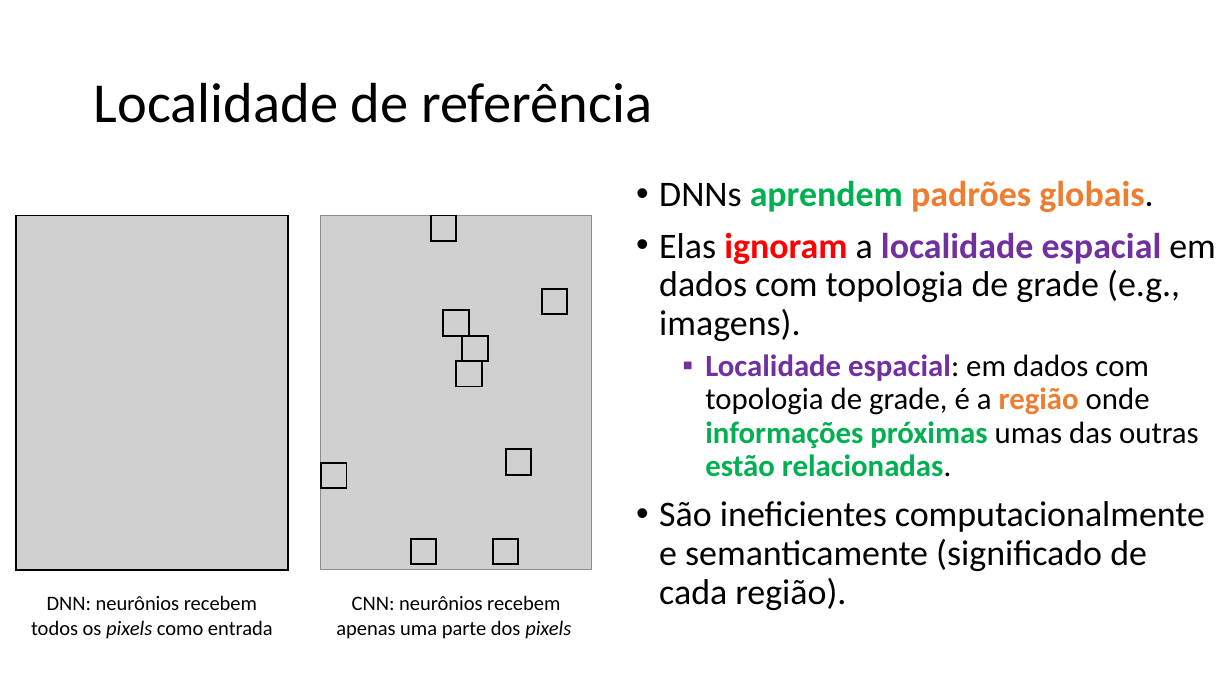
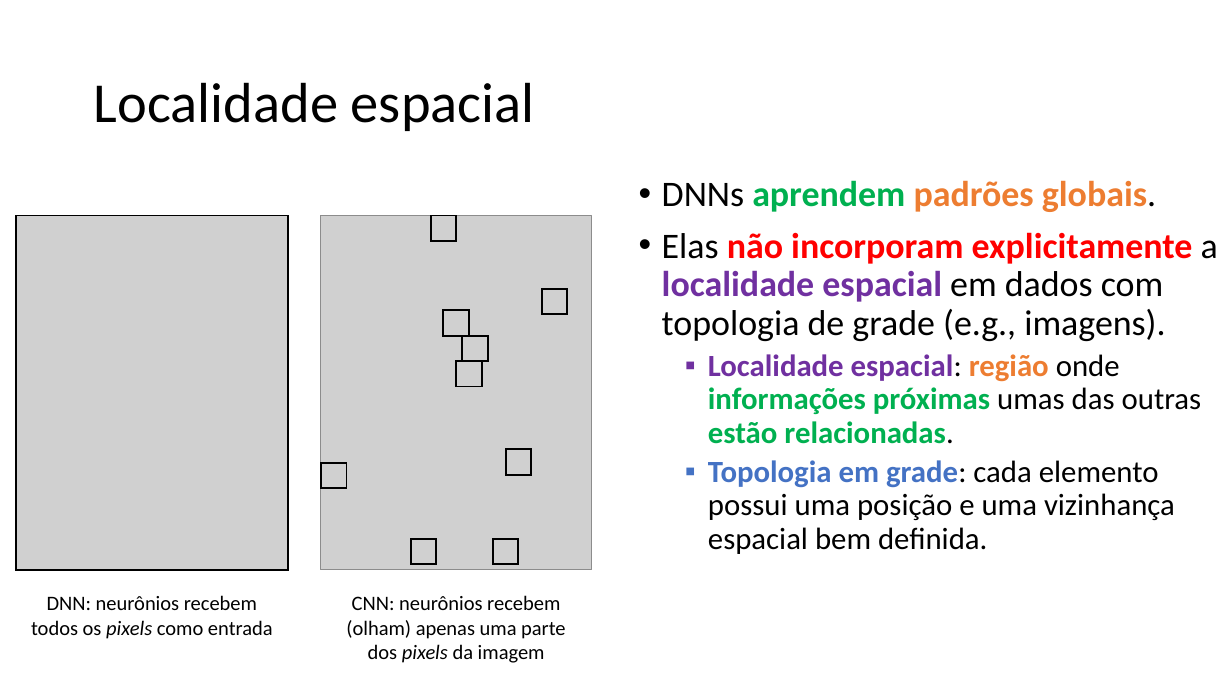
Before and after one commit to zz4fap/c24_inteligencia_artificial, a slide deck: slide 7 of slides/C24_CNN.pptx. Drawn at 1232x693 pixels with LibreOffice and Linux fonts; fonts in the diff are those of the drawing; grey boxes stand for pictures. Boxes give left, top, right and bottom in pixels: in the first picture for what was removed or moved away, otherwise in the second. Text is boxed around its words. In the diff, an @@ line names an element or a change of style, - is before the commit and + after.

```diff
--- a/slides/C24_CNN.pptx
+++ b/slides/C24_CNN.pptx
@@ title at bbox=[94, 82, 535, 131]: text changed @@
-Localidade de referência
+Localidade espacial
@@ text at bbox=[662, 232, 1218, 554]: text changed; size 28 to 24 pt @@
-• Elas ignoram a localidade espacial em dados com topologia de grade (e.g., imagens).
-  ▪ Localidade espacial: em dados com topologia de grade, é a região onde informações próximas umas das outras estão relacionadas.
-• São ineficientes computacionalmente e semanticamente (significado de cada região).
+• Elas não incorporam explicitamente a localidade espacial em dados com topologia de grade (e.g., imagens).
+  ▪ Localidade espacial: região onde informações próximas umas das outras estão relacionadas.
+  ▪ Topologia em grade: cada elemento possui uma posição e uma vizinhança espacial bem definida.
@@ text at bbox=[346, 595, 565, 663]: text changed @@
-CNN: neurônios recebem apenas uma parte dos pixels
+CNN: neurônios recebem (olham) apenas uma parte dos pixels da imagem
```
Also in this commit, not shown: 22 other slides changed, 1 slide removed.
